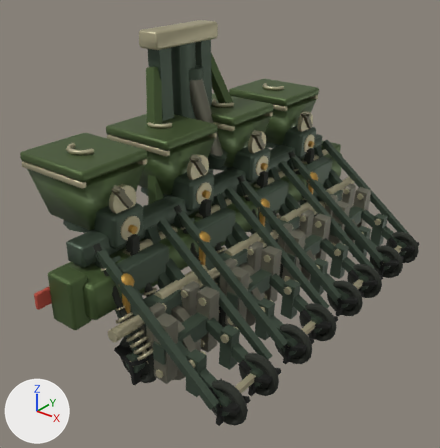
What one commit did to the glTF model examples/harvest-frontier/runtime-animated/seeder.repaired.glb.
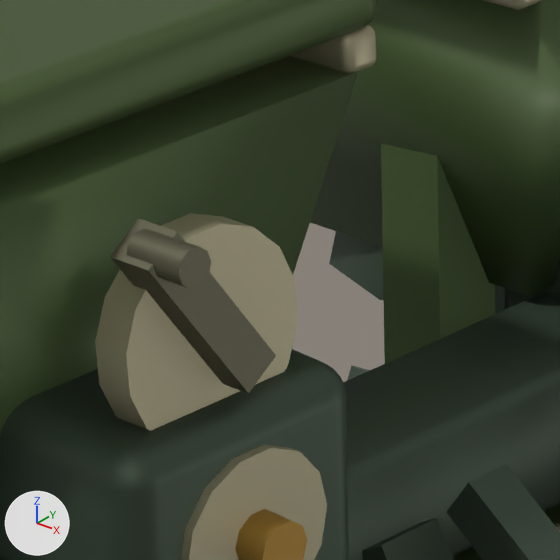
The first picture shows the older version from a 50 mm lens placed at (3.35, -3.81, 2.95), pointed at (0.54, -0.3, 0.78). The close-ups show the older and then the newer version on the part from 22% to 39% of the width and 35% to 52% of the height of that picture. Only the edits that show in the close-ups are written down. Every picture has the same lights, and +X, +Y and +Z are marked at lower left. Where no turn or scale is listed for an object, it has been applied to the vertices.

Names of what the first close-up shows: 'body_coated', 'body_metal', 'hopperAgitatorPivot04_metal'.
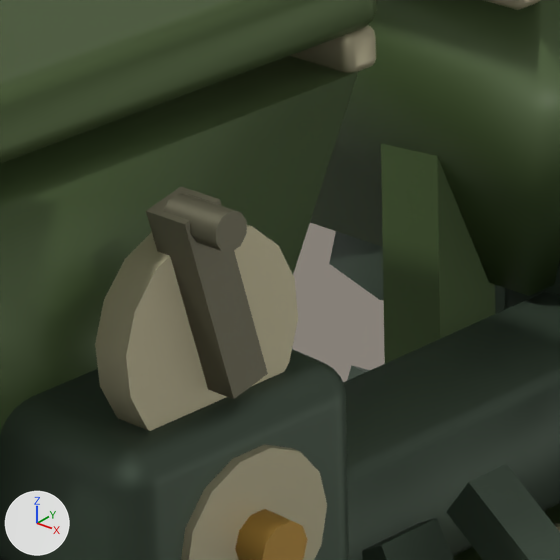
ob_hopperagitatorpivot04 is not drawn itself; it is the parent of ob_hopperagitatorpivot04_metal.

The change, as a diff of the scene's bpy script:
```diff
--- a/examples/harvest-frontier/runtime-animated/seeder.repaired.glb.py
+++ b/examples/harvest-frontier/runtime-animated/seeder.repaired.glb.py
@@ ob_hopperagitatorpivot04 @@
 ob_hopperagitatorpivot04.location = (0.375, 0.0, 0.019)
-ob_hopperagitatorpivot04.rotation_euler = (0.599, 0.0, 0.0)  # degrees (34, 0, 0)
+ob_hopperagitatorpivot04.rotation_euler = (0.227, 0.0, 0.0)  # degrees (13, 0, 0)
```

Boxes [x1, y1, x2, y2] around the edits, measured in the close-ups (560 x 560 px):
'hopperAgitatorPivot04_metal', turned: before [95, 213, 298, 431]; after [95, 187, 298, 431]
